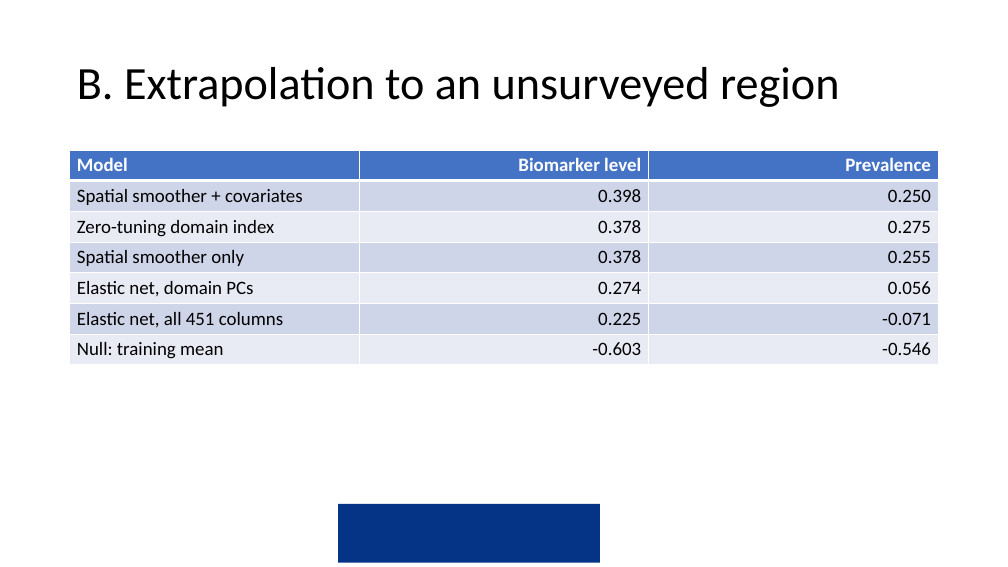
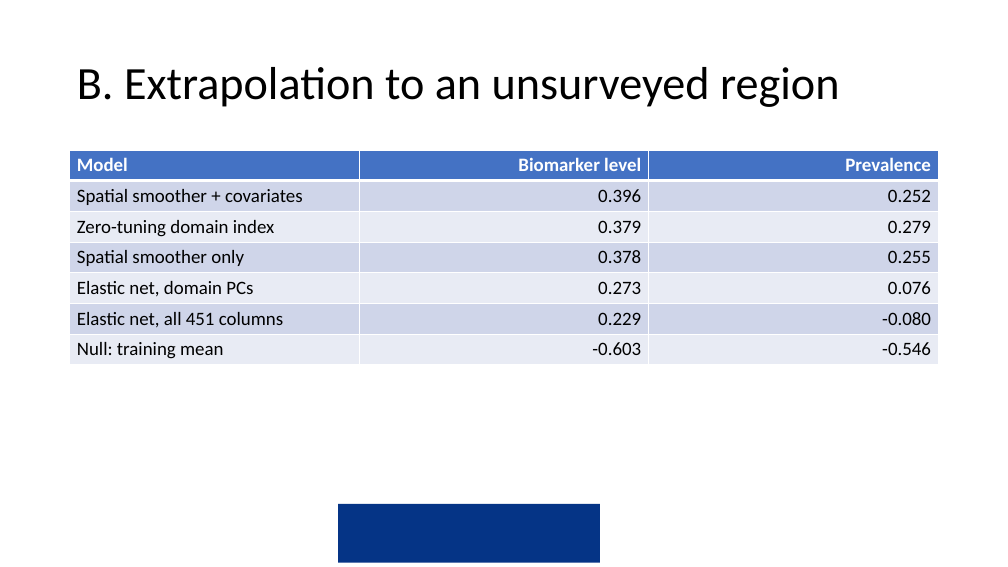
Before and after one commit to amertens/mn-prediction, a slide deck: slide 14 of docs/slides/MN-proxy-Ghana-presentation-2026-09.pptx. Drawn at 1008x567 pixels with LibreOffice and Linux fonts; fonts in the diff are those of the drawing; background and template pictures are left out. Boxes give left, top, right and bottom in pixels: in the first picture for what was removed or moved away, otherwise in the second. Text is boxed around its words. In the diff, an @@ line names an element or a change of style, - is before the commit and + after.

```diff
--- a/docs/slides/MN-proxy-Ghana-presentation-2026-09.pptx
+++ b/docs/slides/MN-proxy-Ghana-presentation-2026-09.pptx
@@ table at <box>70,150,938,510</box> @@
-row 2, column 2: 0.398
+row 2, column 2: 0.396
-row 2, column 3: 0.250
+row 2, column 3: 0.252
-row 3, column 2: 0.378
+row 3, column 2: 0.379
-row 3, column 3: 0.275
+row 3, column 3: 0.279
-row 5, column 2: 0.274
+row 5, column 2: 0.273
-row 5, column 3: 0.056
+row 5, column 3: 0.076
-row 6, column 2: 0.225
+row 6, column 2: 0.229
-row 6, column 3: -0.071
+row 6, column 3: -0.080
```
Also in this commit, not shown: 10 other slides changed, 55 other files.
